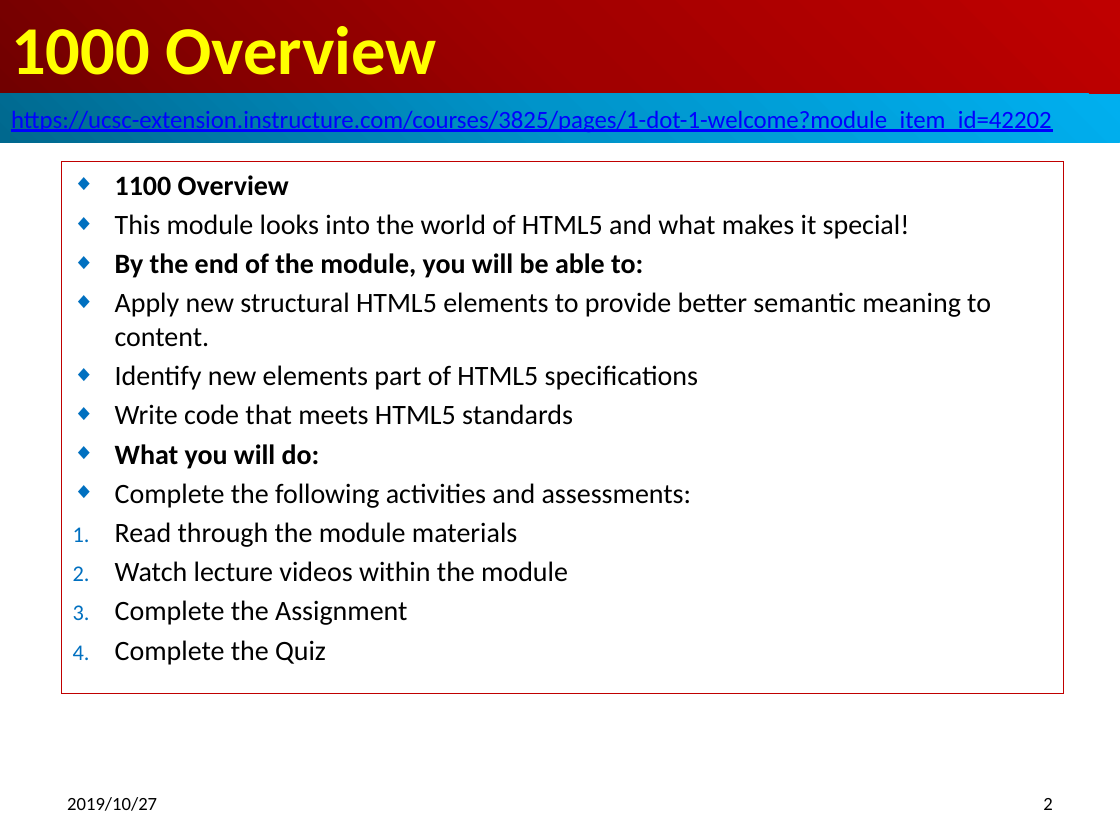
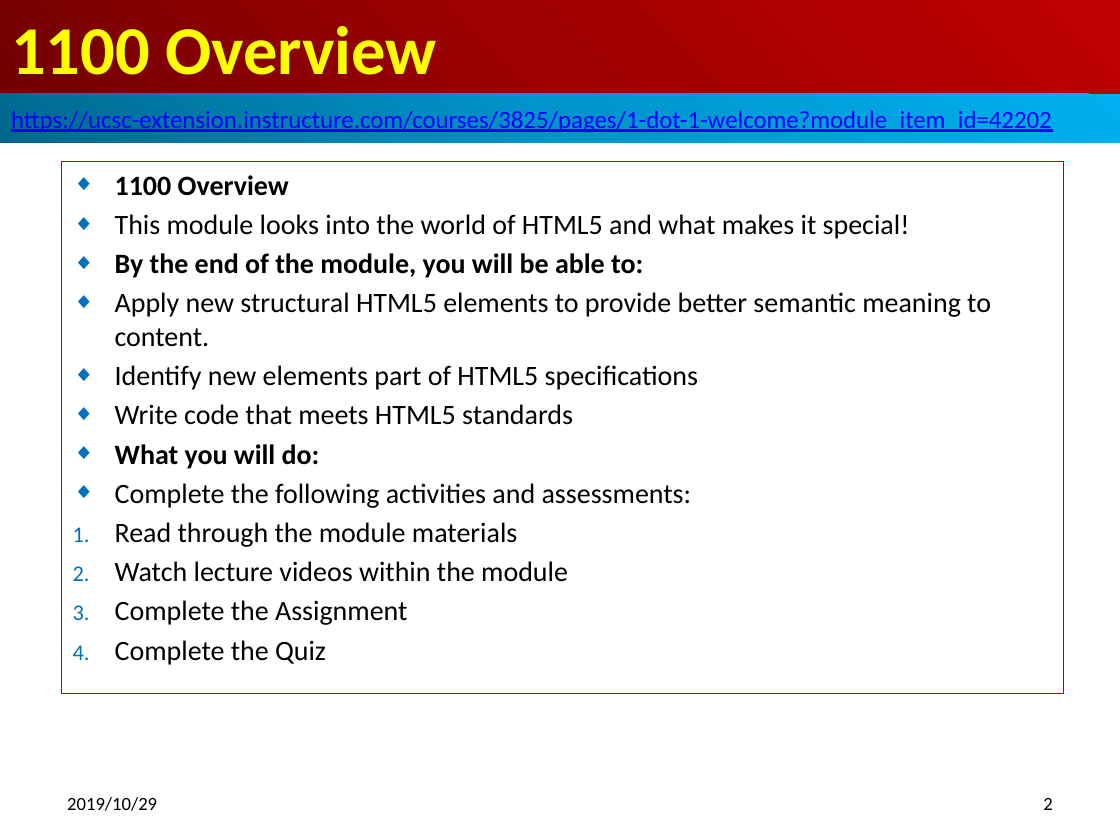
Before and after one commit to peterhchen/100_HtmlFundamental, a slide deck: slide 2 of 11_HTML5/1100_Overview.pptx. Drawn at 1120x840 pixels with LibreOffice and Linux fonts; fonts in the diff are those of the drawing. Boxes give left, top, right and bottom in pixels: in the first picture for what was removed or moved away, otherwise in the second. Text is boxed around its words. In the diff, an @@ line names an element or a change of style, - is before the commit and + after.

```diff
--- a/11_HTML5/1100_Overview.pptx
+++ b/11_HTML5/1100_Overview.pptx
@@ title at [11,26,437,75]: text changed @@
-1000 Overview
+1100 Overview
@@ text at [67,797,157,811]: text changed @@
-2019/10/27
+2019/10/29
```
Also in this commit, not shown: 2 other slides changed, 15 other files.
